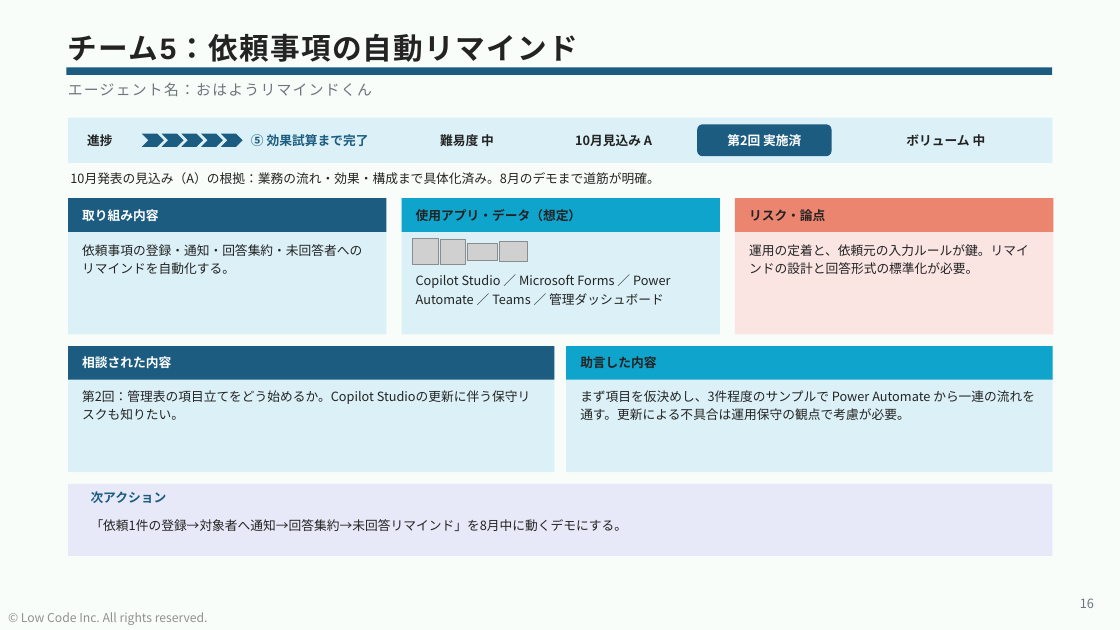
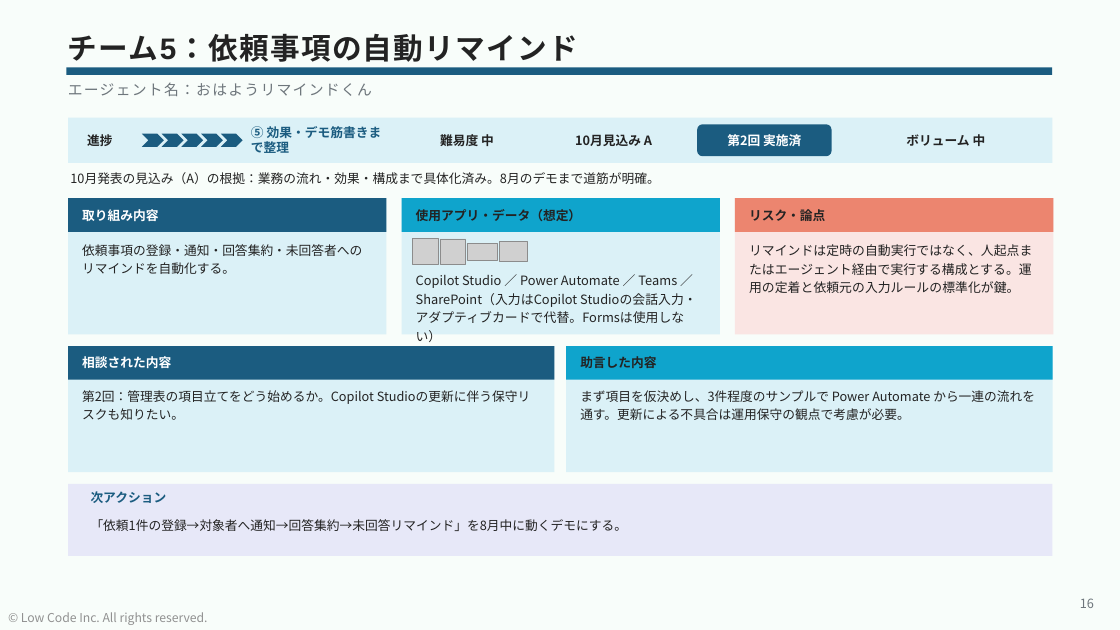
Before and after one commit to takuyanakamura881awc-beep/awc-naka881-repo, a slide deck: slide 16 of reports/CopilotStudio_ハッカソン_事前相談会②_状況報告_20260729.pptx. Drawn at 1120x630 pixels with LibreOffice and Linux fonts; fonts in the diff are those of the drawing; grey boxes stand for pictures. Boxes give left, top, right and bottom in pixels: in the first picture for what was removed or moved away, otherwise in the second. Text is boxed around its words. In the diff, an @@ line names an element or a change of style, - is before the commit and + after.

```diff
--- a/reports/CopilotStudio_ハッカソン_事前相談会②_状況報告_20260729.pptx
+++ b/reports/CopilotStudio_ハッカソン_事前相談会②_状況報告_20260729.pptx
@@ text at bbox=[251, 126, 382, 153]: text changed @@
-⑤ 効果試算まで完了
+⑤ 効果・デモ筋書きまで整理
@@ text at bbox=[749, 244, 1032, 293]: text changed; size 10.9 to 11 pt @@
-運用の定着と、依頼元の入力ルールが鍵。リマインドの設計と回答形式の標準化が必要。
+リマインドは定時の自動実行ではなく、人起点またはエージェント経由で実行する構成とする。運用の定着と依頼元の入力ルールの標準化が鍵。
@@ text at bbox=[416, 275, 697, 323]: text changed; size 10.9 to 11 pt @@
-Copilot Studio ／ Microsoft Forms ／ Power Automate ／ Teams ／ 管理ダッシュボード
+Copilot Studio ／ Power Automate ／ Teams ／ SharePoint（入力はCopilot Studioの会話入力・アダプティブカードで代替。Formsは使用しない）
```
Also in this commit, not shown: 17 other slides changed, 1 other file.
